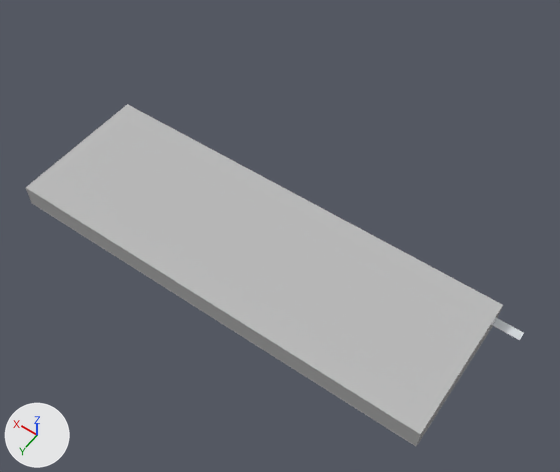
What one commit did to the OBJ model frontend/public/signs/Chữ nổi alu dán tường.obj.
The view is the same before and after, from a camera (50 mm lens) standing at (-0.155, 1.129, 1.616) and looking at (0.514, 0.192, 0.144). The axes (+X, +Y, +Z) are drawn at lower left. The lights are the same throughout. The picture after the commit comes second. Where no turn or scale is listed for an object, it has been applied to the vertices. Vertices at exactly the same position are counted once.

In view in the first picture: 'chu_noi_alu_dan_tuong'.
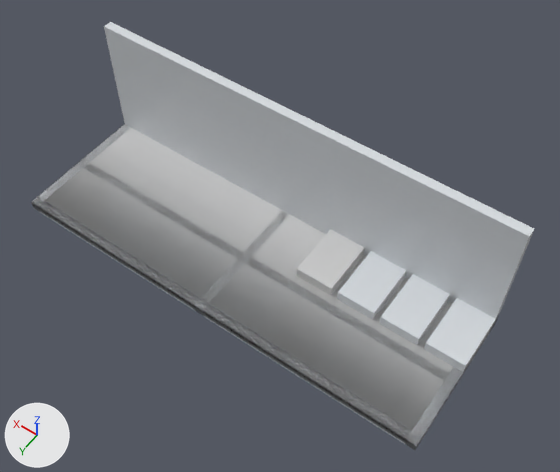
Boxes [x1, y1, x2, y2] around the edits, measured in the pictures (560 x 472 px):
'chu_noi_alu_dan_tuong', reshaped (25% taller)
    before: [26, 104, 524, 446]
    after: [31, 22, 534, 450]
part 1 of me_chu_noi_alu_dan_tuong, added
    after: [194, 211, 289, 315]
part 2 of me_chu_noi_alu_dan_tuong, added
    after: [79, 160, 459, 390]
part 3 of me_chu_noi_alu_dan_tuong, added
    after: [379, 274, 450, 345]
part 4 of me_chu_noi_alu_dan_tuong, added
    after: [337, 251, 406, 320]
part 5 of me_chu_noi_alu_dan_tuong, added
    after: [296, 229, 365, 295]
part 6 of me_chu_noi_alu_dan_tuong, deleted
    before: [493, 319, 524, 340]
part 7 of me_chu_noi_alu_dan_tuong, built on
    before: [31, 202, 493, 446]
    after: [32, 22, 534, 450]
part 8 of me_chu_noi_alu_dan_tuong, recoloured
    before: [26, 104, 503, 446]
    after: [31, 127, 497, 447]

Edits to the bpy script that builds the scene:
```text
Change me_chu_noi_alu_dan_tuong:
    used by ob_chu_noi_alu_dan_tuong; location = (0.0, 0.0, 0.0)
    remove me_chu_noi_alu_dan_tuong.from_pydata(...)  # 16 vertices, 24 faces; spans x -0.07..1.2, y 0.0..0.4, z -0.005..0.06
    add me_chu_noi_alu_dan_tuong.from_pydata(...)  # 77 vertices, 132 faces; spans x 0.0..1.2, y 0.0..0.4, z -0.025..0.35
    me_chu_noi_alu_dan_tuong part 1: a new loose piece, a box spanning x 0.6..0.625, y 0.0..0.4, z -0.025..0.0, in mat_mat_b0b8c0 (light grey #d8dde1)
    me_chu_noi_alu_dan_tuong part 2: a new loose piece, a box spanning x 0.0..1.2, y 0.2..0.225, z -0.025..0.0, in mat_mat_b0b8c0 (light grey #d8dde1)
    me_chu_noi_alu_dan_tuong part 3: a new loose piece, a box spanning x 0.122..0.226, y 0.0..0.18, z 0.0..0.03, in mat_mat_b0b8c0 (light grey #d8dde1)
    me_chu_noi_alu_dan_tuong part 4: a new loose piece, a box spanning x 0.245..0.349, y 0.0..0.18, z 0.0..0.03, in mat_mat_b0b8c0 (light grey #d8dde1)
    me_chu_noi_alu_dan_tuong part 5: a new loose piece, a box spanning x 0.367..0.471, y 0.0..0.18, z 0.0..0.03, in mat_mat_a0a0a0 (light grey #cfcfcf)
    me_chu_noi_alu_dan_tuong part 6: the loose piece of 4 vertices spanning x -0.07..0.07, y 0.0..0.025, z 0.0 is deleted
    me_chu_noi_alu_dan_tuong part 7
    4 vertices are removed from x 0.0..1.2, y 0.0..0.4, z -0.005
    10 faces are deleted
    4 vertices in x 0.0..1.2, y 0.0..0.4, z 0.06 move by (0.0, 0.0, -0.08)
    29 vertices are added at x 0.0..1.2, y 0.0..0.4, z -0.025..0.35
    60 new faces join them, mat_mat_b0b8c0 (light grey #d8dde1)
    me_chu_noi_alu_dan_tuong part 8: 12 faces spanning x 0.0..1.2, y 0.0..0.4, z -0.02..0.0 switch from mat_mat_808080 (grey #bcbcbc) to mat_mat_a0a0a0 (light grey #cfcfcf)
```
